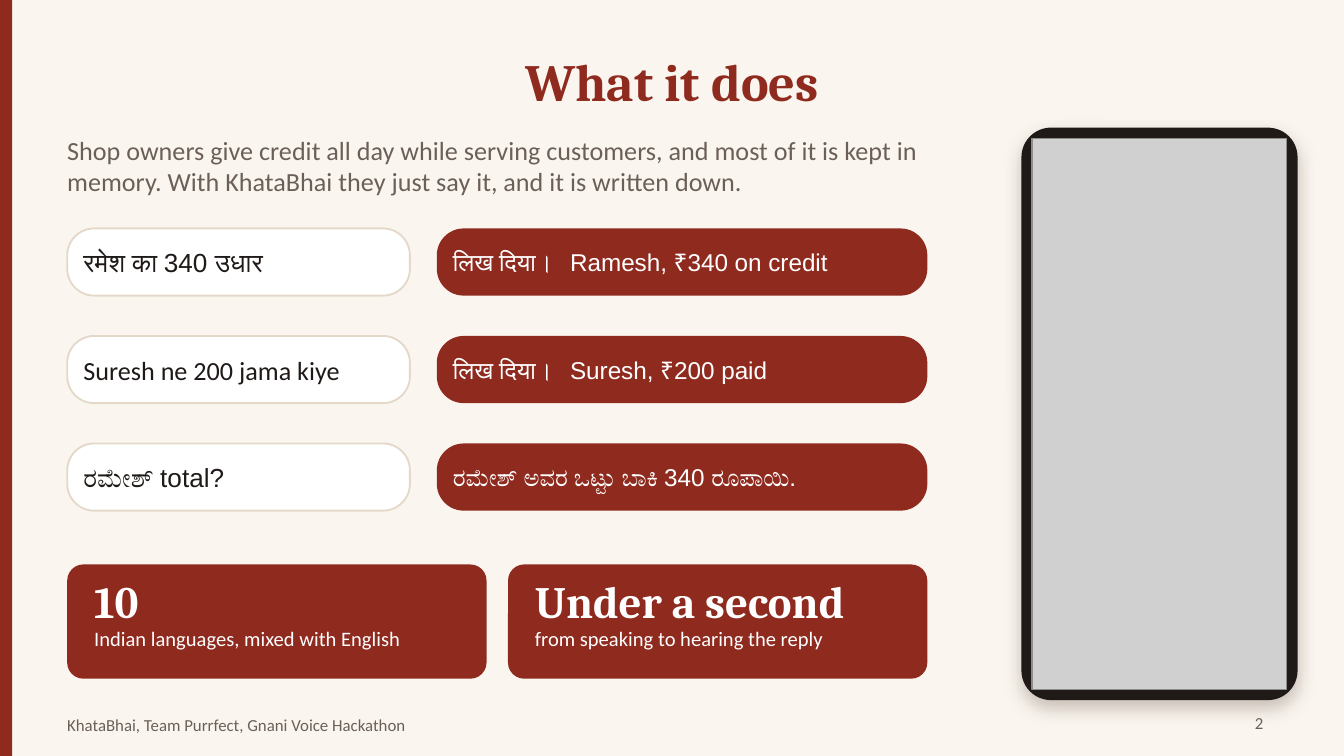
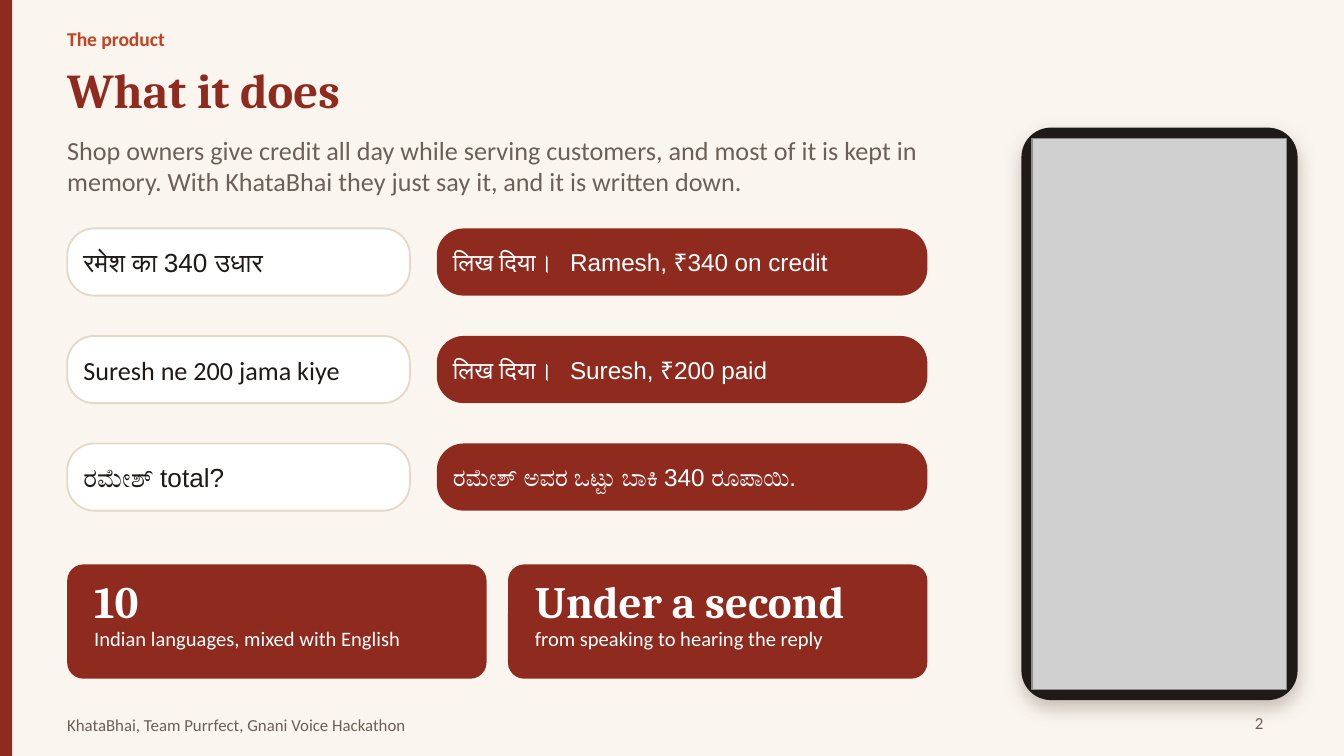
Before and after one commit to sulaiman-shariff/voice-khata, a slide deck: slide 2 of docs/KhataBhai_Deck.pptx. Drawn at 1344x756 pixels with LibreOffice and Linux fonts; fonts in the diff are those of the drawing; grey boxes stand for pictures. Boxes give left, top, right and bottom in pixels: in the first picture for what was removed or moved away, otherwise in the second. Text is boxed around its words. In the diff, an @@ line names an element or a change of style, - is before the commit and + after.

```diff
--- a/docs/KhataBhai_Deck.pptx
+++ b/docs/KhataBhai_Deck.pptx
@@ title "What it does" moved from (x1=525, y1=64, x2=818, y2=102) to (x1=67, y1=74, x2=340, y2=109) @@
@@ title "What it does" at (x1=67, y1=74, x2=340, y2=109): size 28 to 26 pt; alignment centre to left @@
@@ text added at (x1=67, y1=32, x2=164, y2=49), 10.5 pt, text #C4421F, bold @@
+The product
```
Also in this commit, not shown: 5 other slides changed, 1 slide added, 2 other files.
